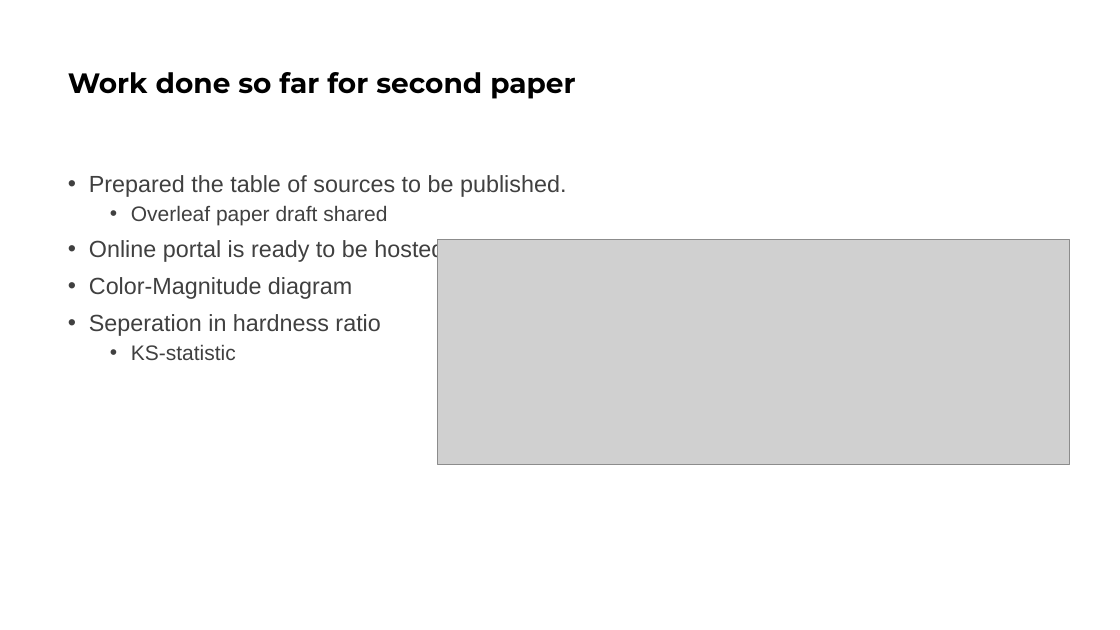
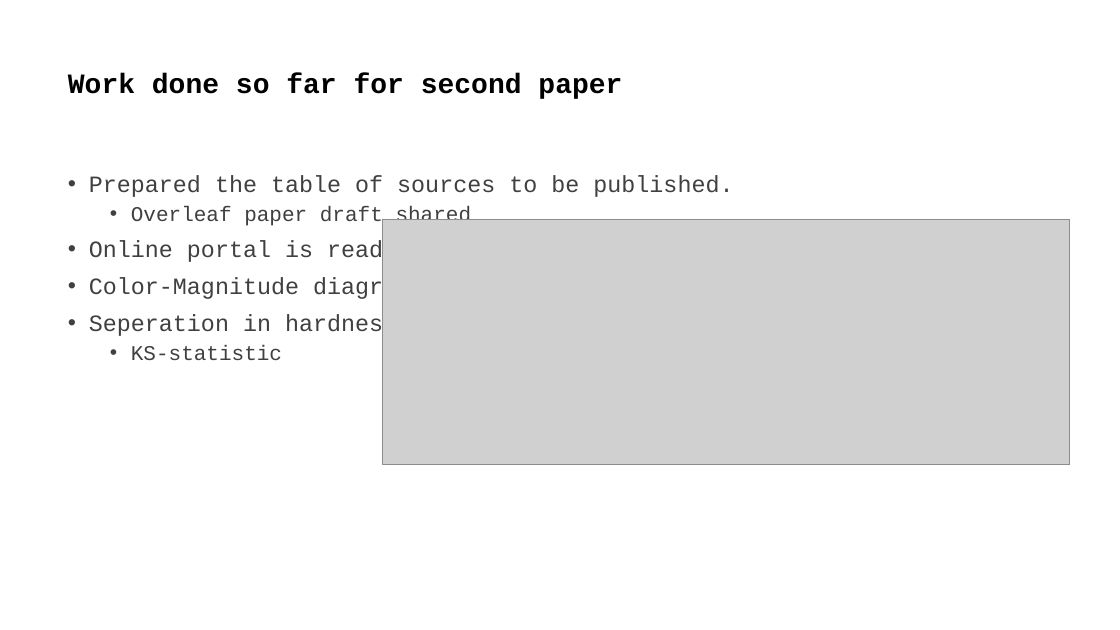
Before and after one commit to KumaranShivam5/aurora-server-final, a slide deck: slide 5 of paper_material/paper_02_resources/meeting-feb1/Chandra.pptx. Drawn at 1120x630 pixels with LibreOffice and Linux fonts; fonts in the diff are those of the drawing; grey boxes stand for pictures. Boxes give left, top, right and bottom in pixels: in the first picture for what was removed or moved away, otherwise in the second. Text is boxed around its words. In the diff, an @@ line names an element or a change of style, - is before the commit and + after.

```diff
--- a/paper_material/paper_02_resources/meeting-feb1/Chandra.pptx
+++ b/paper_material/paper_02_resources/meeting-feb1/Chandra.pptx
@@ title "Work done so far for ..." at box(68, 73, 622, 99): font Montserrat to Courier New @@
@@ text "Prepared the table of sources ..." at box(89, 175, 733, 360): font Arial to Courier New @@
@@ picture: place and size @@
-picture at box(438, 239, 1070, 465)
+picture at box(383, 219, 1070, 465)
```
Also in this commit, not shown: 5 other slides changed, 2 other files.
